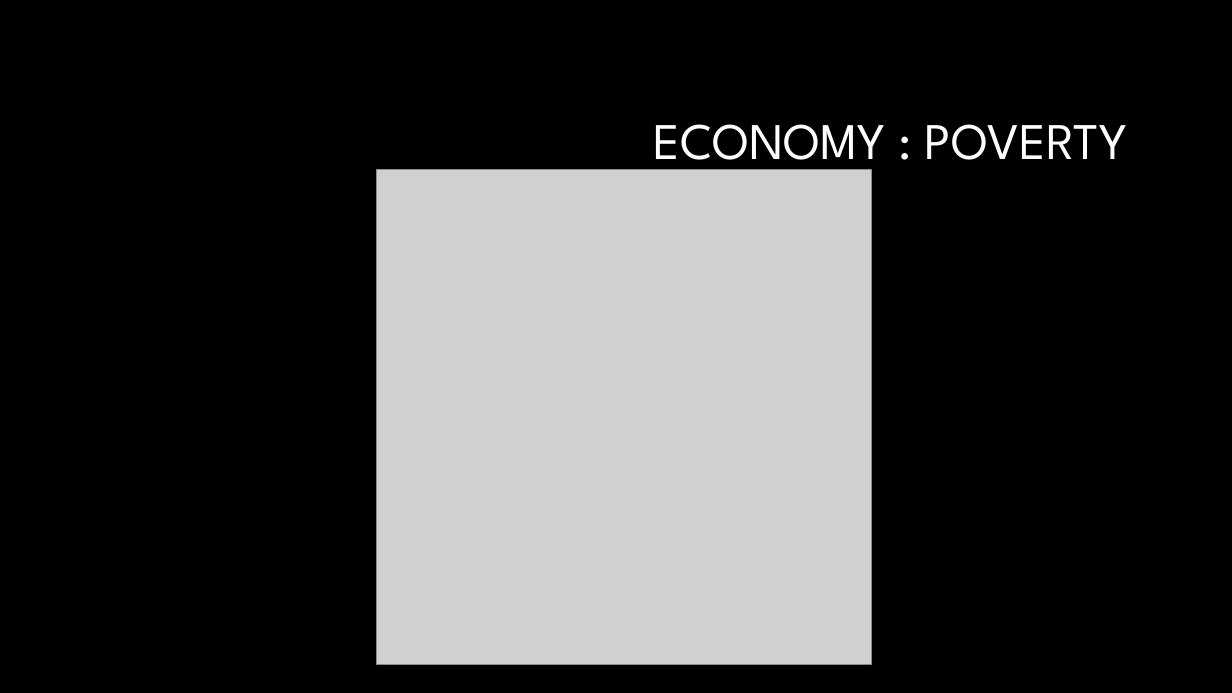
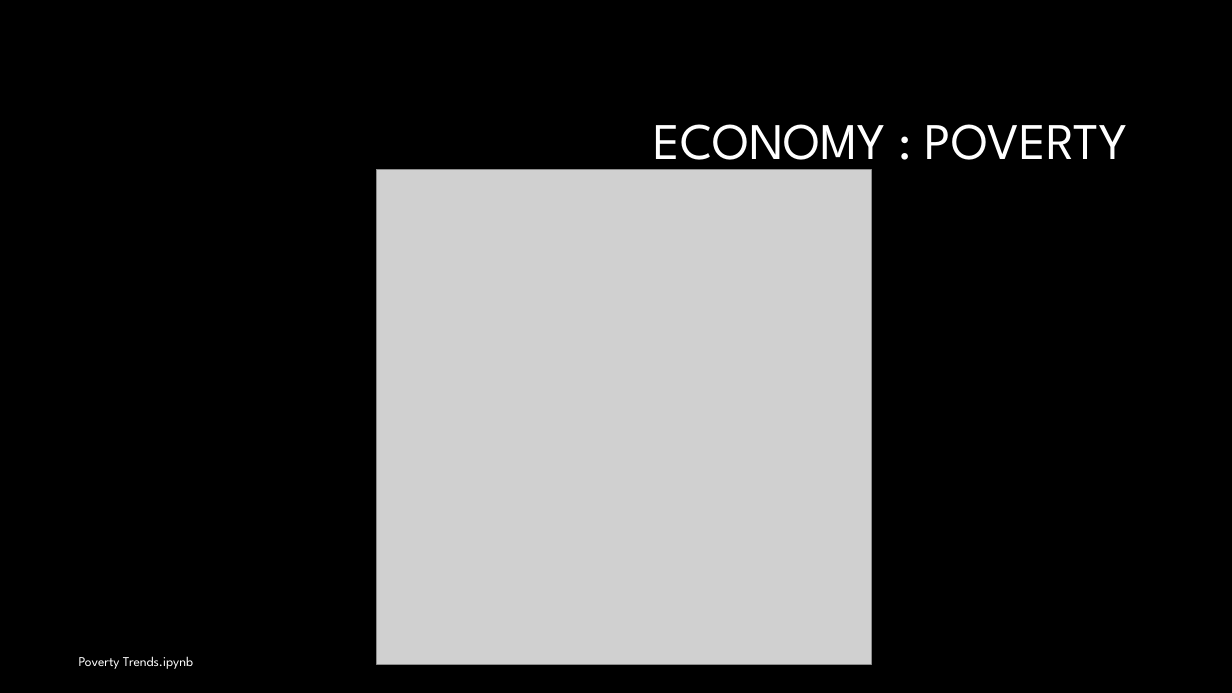
Before and after one commit to JANSSOC/Group6_Project, a slide deck: slide 8 of Group Project one .pptx (slide 7 before the commit). Drawn at 1232x693 pixels with LibreOffice and Linux fonts; fonts in the diff are those of the drawing; grey boxes stand for pictures; background and template pictures are left out. Boxes give left, top, right and bottom in pixels: in the first picture for what was removed or moved away, otherwise in the second. Text is boxed around its words. In the diff, an @@ line names an element or a change of style, - is before the commit and + after.

```diff
--- a/Group Project one .pptx
+++ b/Group Project one .pptx
@@ text added at (79,656,193,669), 10.5 pt, text #FFFFFF @@
+Poverty Trends.ipynb
```
Also in this commit, not shown: 9 other slides changed, 1 slide added.
